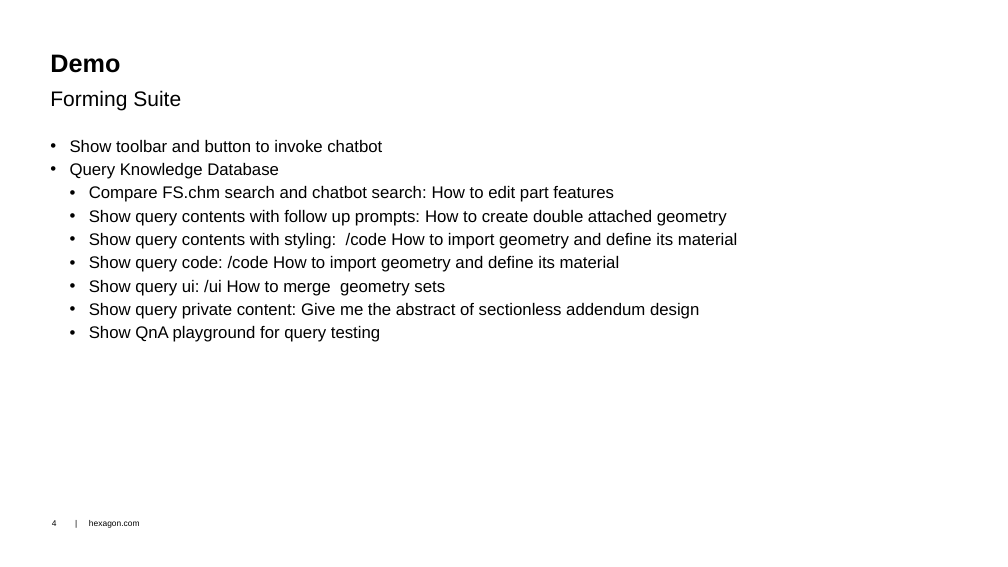
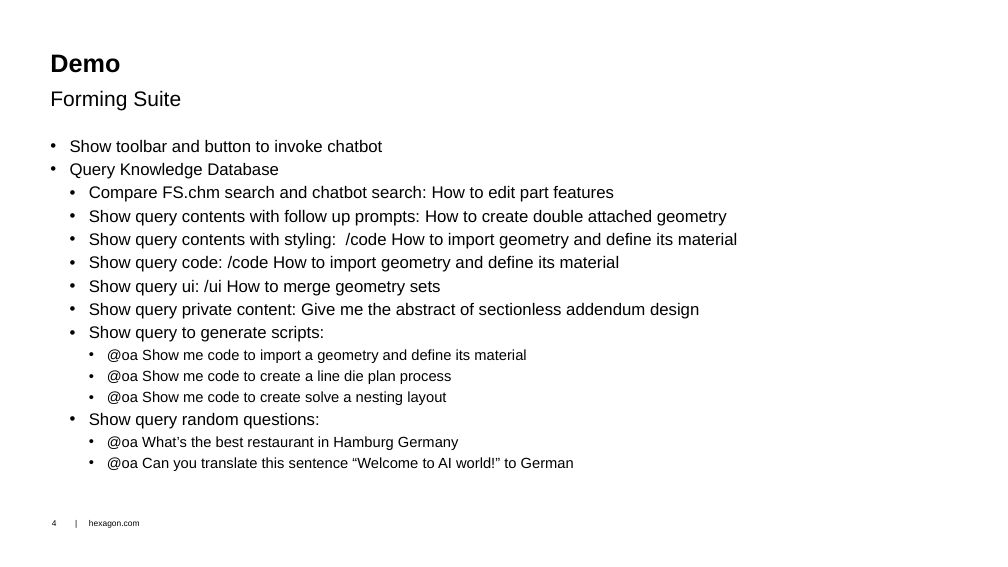
Before and after one commit to dongzgh/protos-vmccopilot, a slide deck: slide 4 of docs/VMC Hackathon 2024 - VMC.Chatbot - Demo.pptx. Drawn at 1008x567 pixels with LibreOffice and Linux fonts; fonts in the diff are those of the drawing; background and template pictures are left out. Boxes give left, top, right and bottom in pixels: in the first picture for what was removed or moved away, otherwise in the second. Text is boxed around its words. In the diff, an @@ line names an element or a change of style, - is before the commit and + after.

```diff
--- a/docs/VMC Hackathon 2024 - VMC.Chatbot - Demo.pptx
+++ b/docs/VMC Hackathon 2024 - VMC.Chatbot - Demo.pptx
@@ text at [89, 326, 574, 471]: text changed; size 16 to 14 pt @@
-  • Show QnA playground for query testing
+  • Show query to generate scripts:
+    • @oa Show me code to import a geometry and define its material
+    • @oa Show me code to create a line die plan process
+    • @oa Show me code to create solve a nesting layout
+  • Show query random questions:
+    • @oa What’s the best restaurant in Hamburg Germany
+    • @oa Can you translate this sentence “Welcome to AI world!” to German
```
Also in this commit, not shown: 3 other slides changed, 1 slide added.
